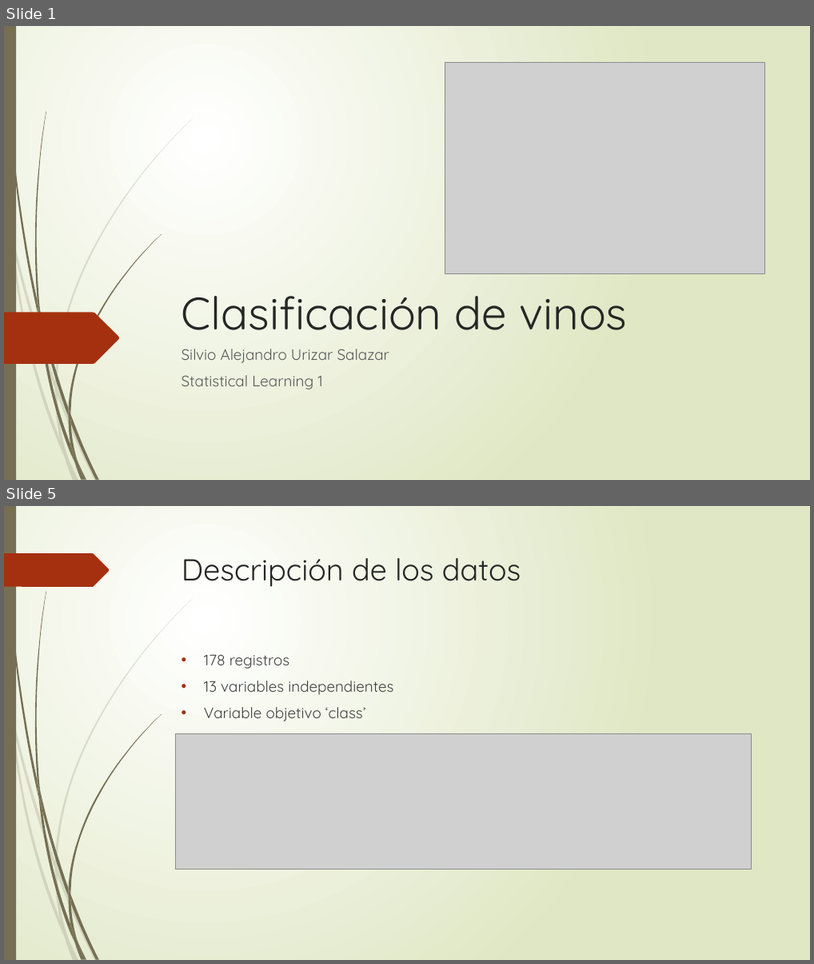
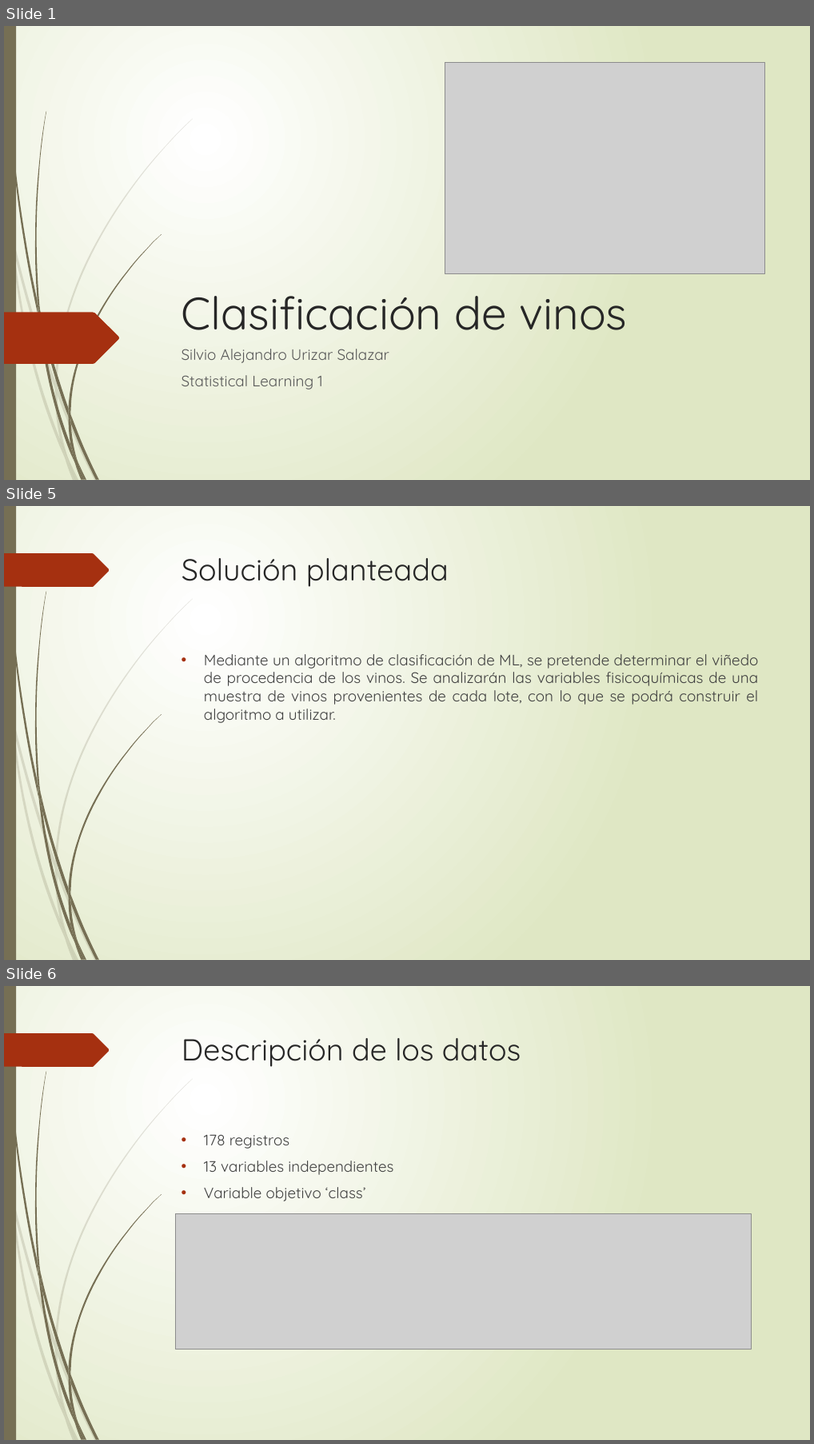
Before and after one commit to surizar2/Statistical-Learning, a slide deck: Proyecto/Presentación Proyecto SL1 surizar2.pptx. Shown one above the other, each under a label of ours: slides 1 and 5 before the commit, slides 1, 5 and 6 after it; the slides between them are not shown. The pictures are 814x964 and 814x1444 pixels, drawn with LibreOffice and Linux fonts; fonts in the diff are those of the drawing; grey boxes stand for pictures. Boxes give left, top, right and bottom in pixels: in the first picture for what was removed or moved away, otherwise in the second. Text is boxed around its words. In the diff, an @@ line names an element or a change of style, - is before the commit and + after.

```diff
--- a/Proyecto/Presentación Proyecto SL1 surizar2.pptx
+++ b/Proyecto/Presentación Proyecto SL1 surizar2.pptx
@@ slide 5 added at [4,506,810,960], background gradient #FFFFFF to #DFE8C4; not listed: 24 template elements that a slide beside it also shows @@
@@ title added at [182,558,449,587], 36 pt, text #262626 @@
+Solución planteada
@@ text added at [204,654,758,723], 18 pt, text #404040 @@
+• Mediante un algoritmo de clasificación de ML, se pretende determinar el viñedo de procedencia de los vinos. Se analizarán las variables fisicoquímicas de una muestra de vinos provenientes de cada lote, con lo que se podrá construir el algoritmo a utilizar.
@@ what was slide 5 is now slide 6 @@
```
Also in this commit, not shown: 5 slides changed.
